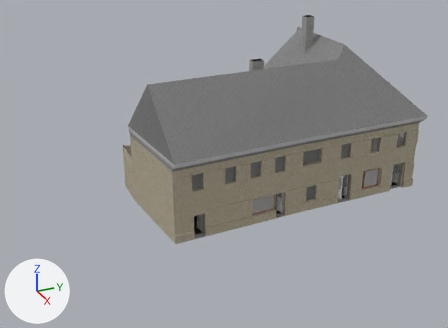
One commit to the OBJ model sight/models/72.obj: the scene before it, then after it.
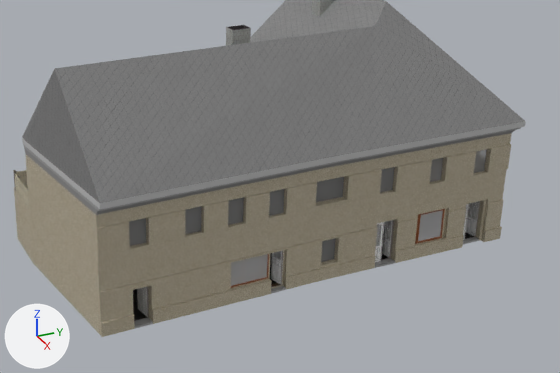
Each version is shown whole from a camera (50 mm lens) standing at (4.63, -2.56, 2.62) and looking at (0.28, -0.6, 0.45), then close up on the part from 26% to 100% of the width and 13% to 81% of the height. The axes (+X, +Y, +Z) are drawn at lower left. The lights are the same throughout. Where no turn or scale is listed for an object, it has been applied to the vertices. Vertices at the same position are counted once.
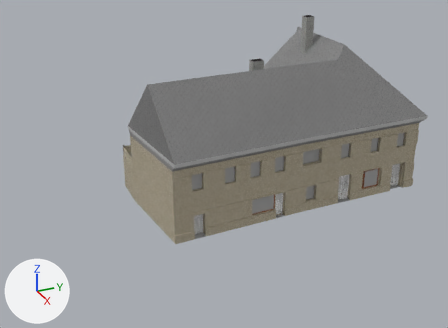
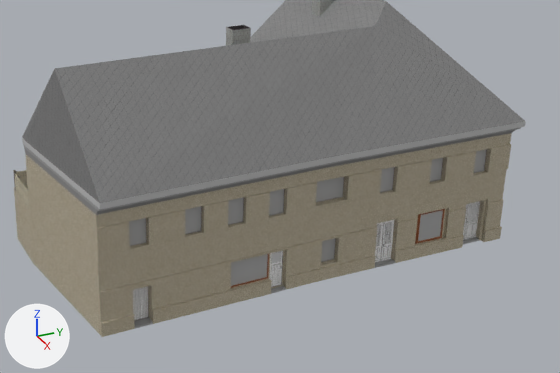
What differs and where, as boxes [x1, y1, x2, y2] in the close-ups (560 x 373 px; the box of a moved part takes in the faces that stretch with it):
'Mesh01', reshaped
    both: [13, 0, 526, 337]
part 1 of me_mesh01, moved or reshaped
    before: [321, 220, 394, 269]
    after: [291, 219, 398, 279]
part 2 of me_mesh01, moved or reshaped
    before: [466, 201, 480, 237]
    after: [465, 201, 480, 239]
part 3 of me_mesh01, moved or reshaped
    before: [271, 251, 283, 285]
    after: [269, 251, 283, 287]
part 4 of me_mesh01, moved or reshaped
    before: [135, 286, 149, 321]
    after: [133, 286, 148, 321]

The change in detail:
In material '_Translu' (mat_translu), alpha goes from 0.5 to 1.0.
me_mesh01 is used by ob_mesh01; location (0.0, 0.0, 0.0).
me_mesh01 had 1886 vertices, 4095 faces and spanned x -0.73..0.66, y -1.26..1.25, z 0.0..1.49.
me_mesh01 now has 1878 vertices, 4071 faces and spans x -0.73..0.66, y -1.26..1.25, z 0.0..1.49.
me_mesh01 part 1: 31 vertices moved within x 0.53..0.57, y 0.38..0.51, z 0.01..0.26; 221 vertices removed from x 0.46..0.53, y 0.38..0.51, z 0.01..0.26; 224 vertices added at x 0.53..0.54, y 0.44..0.51, z 0.01..0.26.
me_mesh01 part 2: 3 vertices moved from x 0.47..0.5, y 1.08..1.09, z 0.03..0.1 to x 0.5..0.51, y 1.06..1.09, z 0.03..0.1; 205 vertices removed from x 0.43..0.5, y 1.07..1.09, z 0.01..0.25; 204 vertices added at x 0.5..0.51, y 1.01..1.09, z 0.01..0.25.
me_mesh01 part 3: 2 vertices moved within x 0.55, y -0.18, z 0.02..0.22; 148 vertices removed from x 0.48..0.55, y -0.49..-0.18, z 0.01..0.22; 145 vertices added at x 0.54..0.56, y -0.25..-0.18, z 0.02..0.22.
me_mesh01 part 4: 1 vertex moved from x 0.56, y -0.93, z 0.19 to x 0.57, y -1.02, z 0.19; 16 vertices removed from x 0.47..0.56, y -0.94..-0.92, z 0.01..0.21; 9 vertices added at x 0.57, y -1.02..-0.92, z 0.18..0.21.
me_mesh01 no longer uses material mat_omitka03 (picture img_omitka03_jpg).
